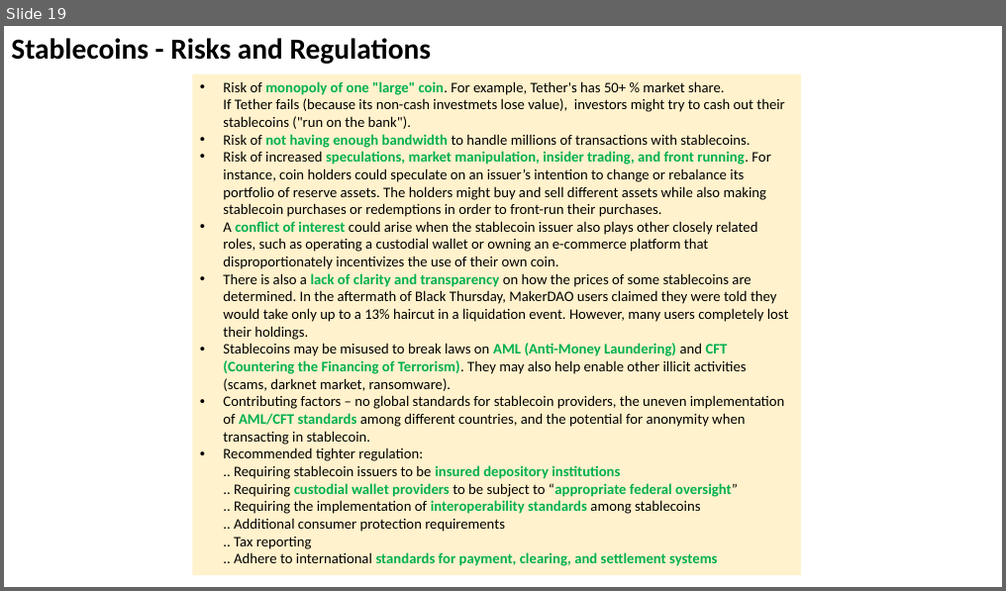
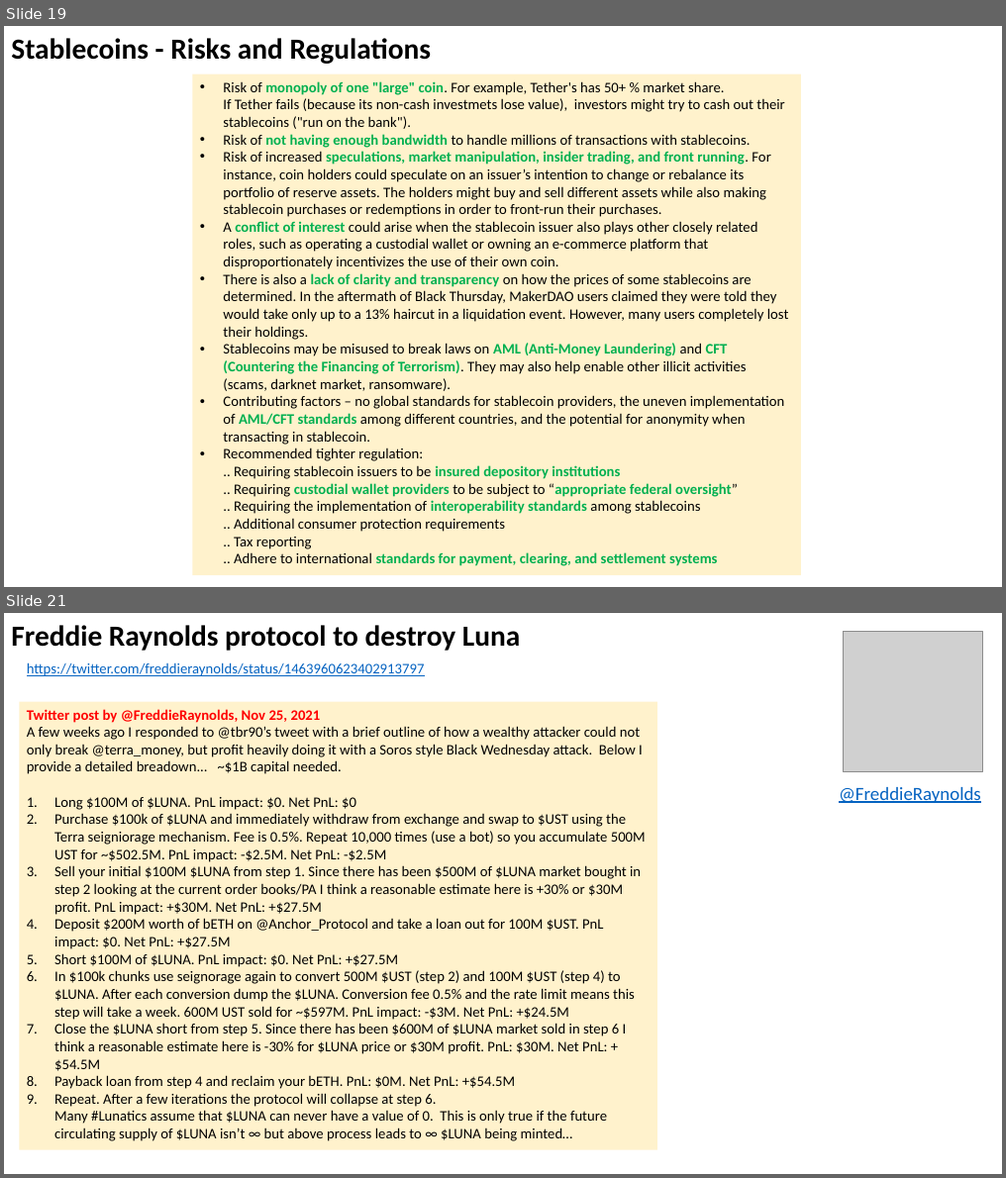
Before and after one commit to lselector/crypto, a slide deck: crypto_04_stable_coins.pptx. Shown one above the other, each under a label of ours: slide 19 before the commit, slides 19 and 21 after it; the slides between them are not shown. The pictures are 1006x591 and 1006x1178 pixels, drawn with LibreOffice and Linux fonts; fonts in the diff are those of the drawing; grey boxes stand for pictures. Boxes give left, top, right and bottom in pixels: in the first picture for what was removed or moved away, otherwise in the second. Text is boxed around its words. In the diff, an @@ line names an element or a change of style, - is before the commit and + after.

```diff
--- a/crypto_04_stable_coins.pptx
+++ b/crypto_04_stable_coins.pptx
@@ slide 21 added at box(4, 613, 1002, 1174), background #FFFFFF @@
@@ text added at box(11, 625, 520, 651), 28 pt, text #000000, bold @@
+Freddie Raynolds protocol to destroy Luna
@@ picture added at box(843, 632, 982, 771) @@
@@ text added at box(27, 663, 425, 676), 14 pt, text #0563C1, underline @@
+https://twitter.com/freddieraynolds/status/1463960623402913797
@@ rectangle added at box(19, 702, 657, 1151), fill #FFF2CC, 14 pt, text #000000 @@
+Twitter post by @FreddieRaynolds, Nov 25, 2021
+A few weeks ago I responded to @tbr90’s tweet with a brief outline of how a wealthy attacker could not only break @terra_money, but profit heavily doing it with a Soros style Black Wednesday attack. Below I provide a detailed breadown... ~$1B capital needed.
+1. Long $100M of $LUNA. PnL impact: $0. Net PnL: $0
+2. Purchase $100k of $LUNA and immediately withdraw from exchange and swap to $UST using the Terra seigniorage mechanism. Fee is 0.5%. Repeat 10,000 times (use a bot) so you accumulate 500M UST for ~$502.5M. PnL impact: -$2.5M. Net PnL: -$2.5M
+3. Sell your initial $100M $LUNA from step 1. Since there has been $500M of $LUNA market bought in step 2 looking at the current order books/PA I think a reasonable estimate here is +30% or $30M profit. PnL impact: +$30M. Net PnL: +$27.5M
+4. Deposit $200M worth of bETH on @Anchor_Protocol and take a loan out for 100M $UST. PnL impact: $0. Net PnL: +$27.5M
+5. Short $100M of $LUNA. PnL impact: $0. Net PnL: +$27.5M
+6. In $100k chunks use seignorage again to convert 500M $UST (step 2) and 100M $UST (step 4) to $LUNA. After each conversion dump the $LUNA. Conversion fee 0.5% and the rate limit means this step will take a week. 600M UST sold for ~$597M. PnL impact: -$3M. Net PnL: +$24.5M
+7. Close the $LUNA short from step 5. Since there has been $600M of $LUNA market sold in step 6 I think a reasonable estimate here is -30% for $LUNA price or $30M profit. PnL: $30M. Net PnL: +$54.5M
+8. Payback loan from step 4 and reclaim your bETH. PnL: $0M. Net PnL: +$54.5M
+9. Repeat. After a few iterations the protocol will collapse at step 6.
+   Many #Lunatics assume that $LUNA can never have a value of 0. This is only true if the future circulating supply of $LUNA isn’t ∞ but above process leads to ∞ $LUNA being minted…
@@ text added at box(839, 787, 981, 803), 18 pt, text #0563C1, underline @@
+@FreddieRaynolds
```
Also in this commit, not shown: 3 slides changed.
